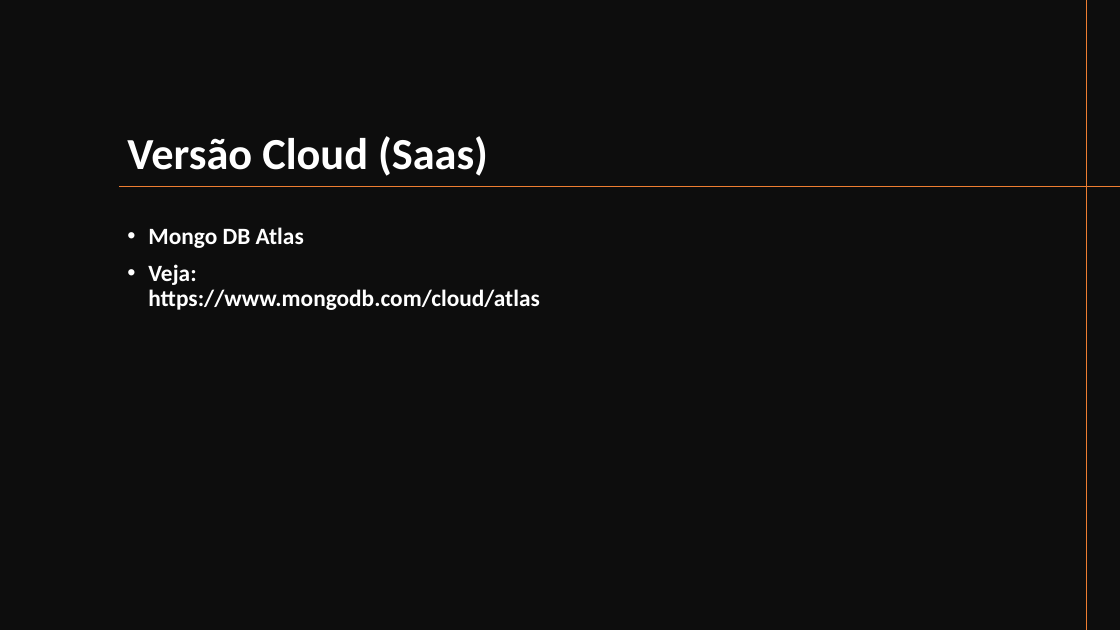
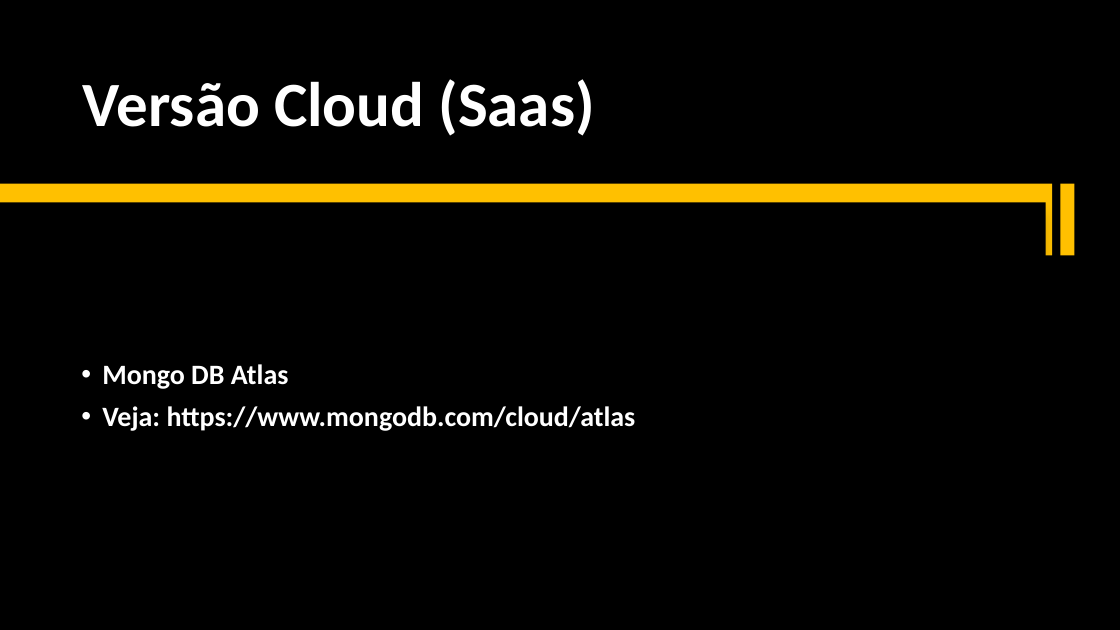
Before and after one commit to ogvieira100/mongo_db_poc, a slide deck: slide 3 of apresentacao-mongodb.pptx. Drawn at 1120x630 pixels with LibreOffice and Linux fonts; fonts in the diff are those of the drawing. Boxes give left, top, right and bottom in pixels: in the first picture for what was removed or moved away, otherwise in the second. Text is boxed around its words. In the diff, an @@ line names an element or a change of style, - is before the commit and + after.

```diff
--- a/apresentacao-mongodb.pptx
+++ b/apresentacao-mongodb.pptx
@@ background #FFFFFF to #000000 @@
@@ line removed from (1087, 0) to (1087, 630) @@
@@ title "Versão Cloud (Saas)": place and size @@
-title "Versão Cloud (Saas)" at (127,136,488,176)
+title "Versão Cloud (Saas)" at (83,79,595,136)
@@ title "Versão Cloud (Saas)" at (83,79,595,136): size 38 to 54 pt @@
@@ rectangle: place and size @@
-rectangle at (0,0,1120,630)
+rectangle at (0,202,1046,584)
@@ rectangle at (0,202,1046,584): fill #0D0D0D to #000000; shadow on @@
@@ rectangle added at (0,184,1053,255), fill #FFC000 @@
@@ line removed from (1120, 187) to (119, 187) @@
@@ rectangle added at (1060,184,1075,255), fill #FFC000 @@
@@ text "Mongo DB Atlas": place and size @@
-text "Mongo DB Atlas" at (148,227,539,310)
+text "Mongo DB Atlas" at (102,364,636,431)
@@ text "Mongo DB Atlas" at (102,364,636,431): size 20 to 24 pt; vertical alignment top to middle @@
```
Also in this commit, not shown: 6 other slides changed, 1 slide added, 5 other files.
